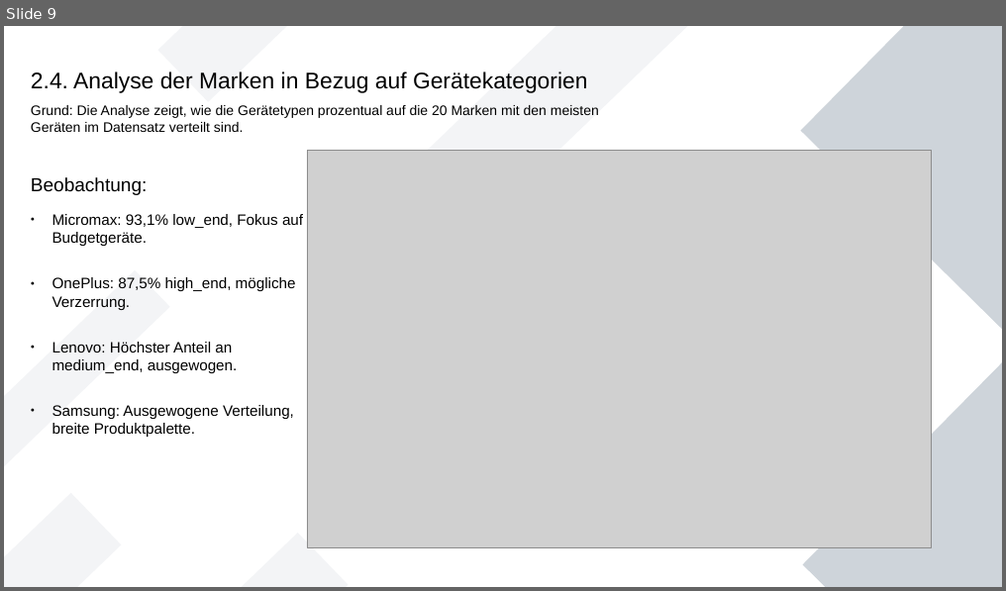
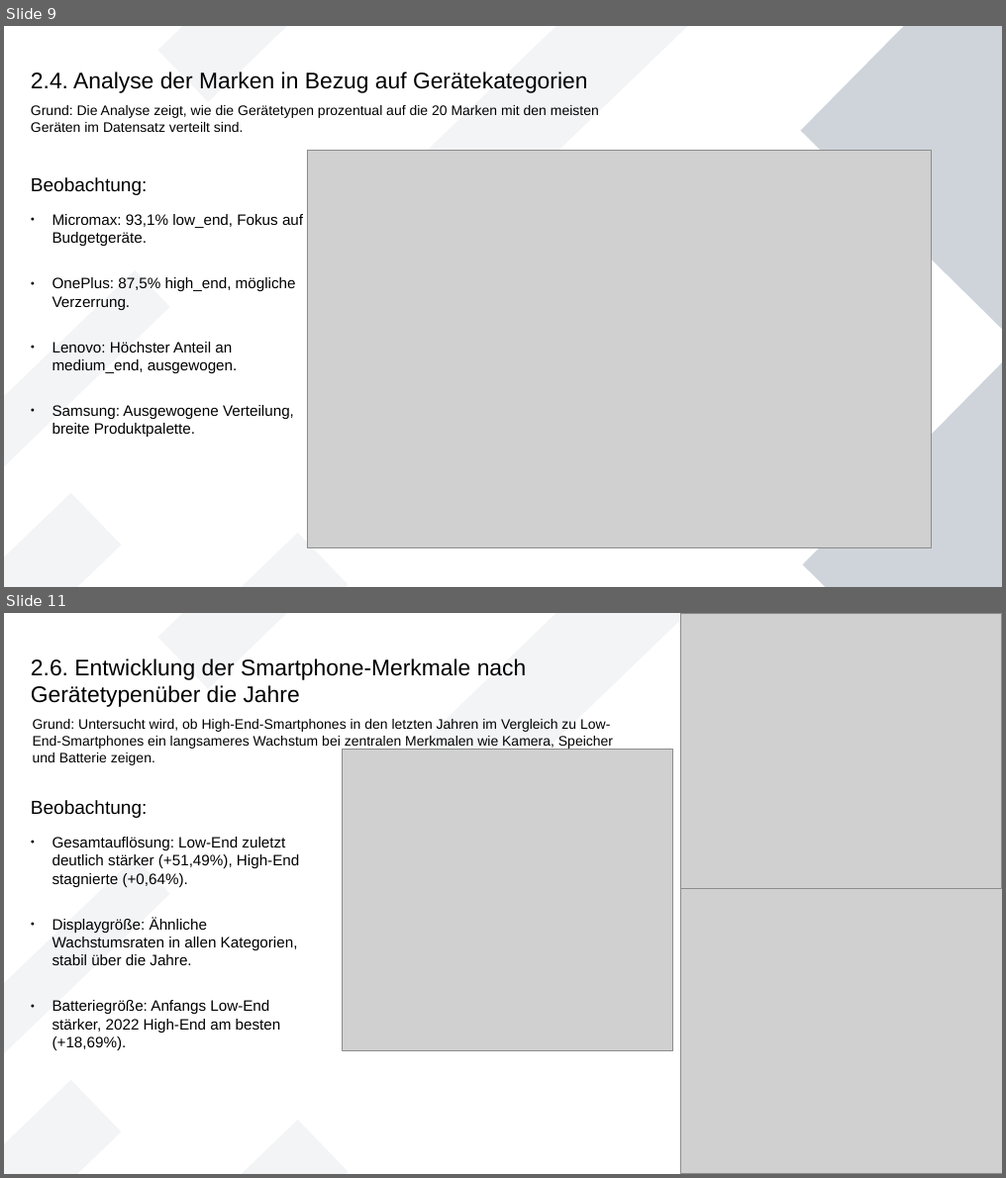
Before and after one commit to RealChoki/HTW-Notes, a slide deck: Semester 4/Ki werkstatt/phones_analysis.odp. Shown one above the other, each under a label of ours: slide 9 before the commit, slides 9 and 11 after it; the slides between them are not shown. The pictures are 1006x591 and 1006x1178 pixels, drawn with LibreOffice and Linux fonts; fonts in the diff are those of the drawing; grey boxes stand for pictures. Boxes give left, top, right and bottom in pixels: in the first picture for what was removed or moved away, otherwise in the second. Text is boxed around its words. In the diff, an @@ line names an element or a change of style, - is before the commit and + after.

```diff
--- a/Semester 4/Ki werkstatt/phones_analysis.odp
+++ b/Semester 4/Ki werkstatt/phones_analysis.odp
@@ slide 11 added at (4,613,1002,1174), background #FFFFFF; not listed: 7 template elements that a slide beside it also shows @@
@@ picture added at (681,613,1002,901) @@
@@ text added at (31,659,527,707), 18 pt, text #000000 @@
+2.6. Entwicklung der Smartphone-Merkmale nach Gerätetypenüber die Jahre
@@ text added at (33,719,613,765), 11 pt, text #000000 @@
+Grund: Untersucht wird, ob High-End-Smartphones in den letzten Jahren im Vergleich zu Low-End-Smartphones ein langsameres Wachstum bei zentralen Merkmalen wie Kamera, Speicher und Batterie zeigen.
@@ picture added at (343,749,673,1052) @@
@@ text added at (31,800,299,1051), 12 pt, text #000000 @@
+Beobachtung:
+● Gesamtauflösung: Low-End zuletzt deutlich stärker (+51,49%), High-End stagnierte (+0,64%).
+● Displaygröße: Ähnliche Wachstumsraten in allen Kategorien, stabil über die Jahre.
+● Batteriegröße: Anfangs Low-End stärker, 2022 High-End am besten (+18,69%).
@@ picture added at (681,889,1002,1174) @@
```
Also in this commit, not shown: 1 slide changed, 5 other slides added, 13 slides removed, 1 other file.
